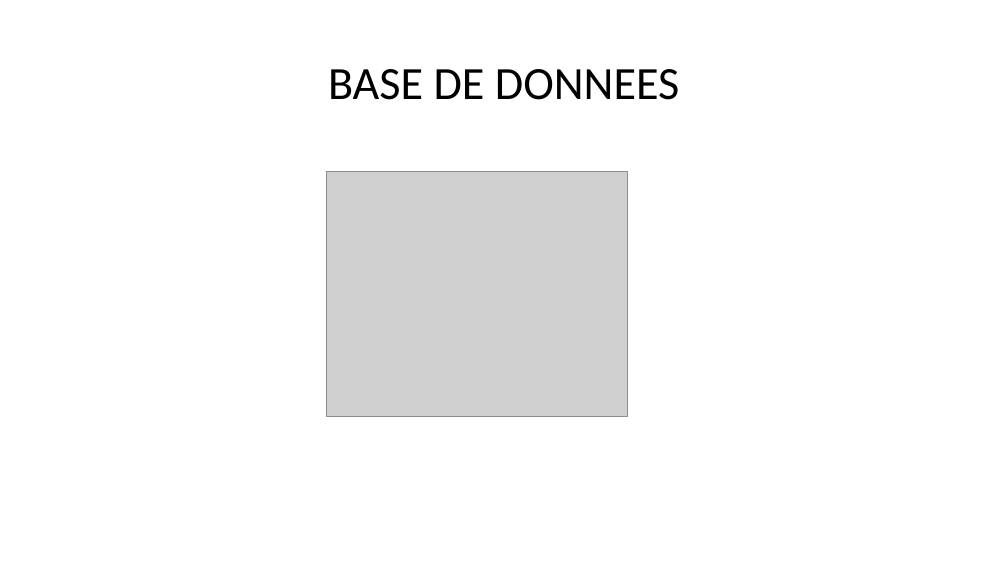
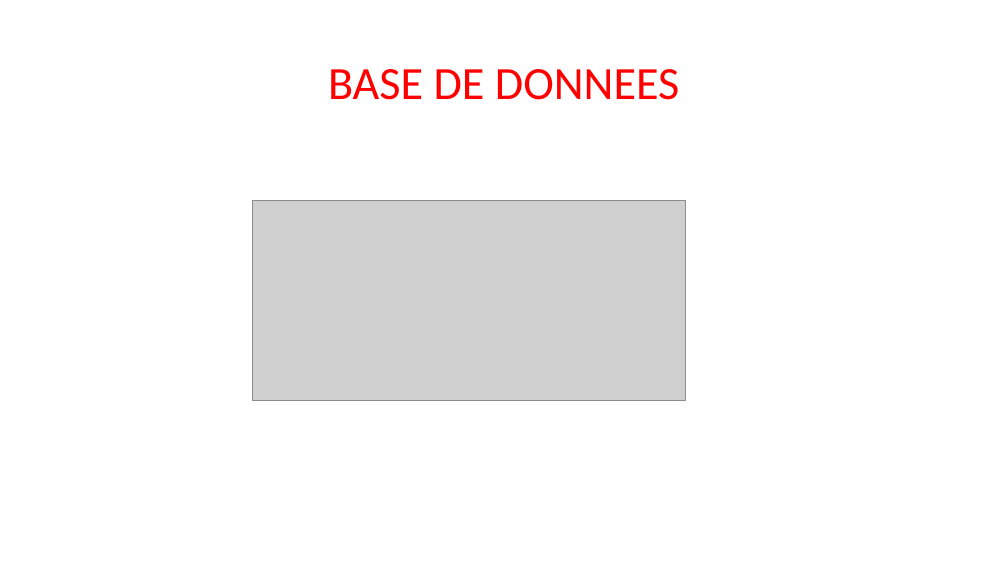
Before and after one commit to Sle3pingForest/StageL3, a slide deck: slide 2 of RapportNam/Nouveau Microsoft PowerPoint Presentation.pptx (slide 8 before the commit). Drawn at 1008x567 pixels with LibreOffice and Linux fonts; fonts in the diff are those of the drawing; grey boxes stand for pictures. Boxes give left, top, right and bottom in pixels: in the first picture for what was removed or moved away, otherwise in the second. Text is boxed around its words. In the diff, an @@ line names an element or a change of style, - is before the commit and + after.

```diff
--- a/RapportNam/Nouveau Microsoft PowerPoint Presentation.pptx
+++ b/RapportNam/Nouveau Microsoft PowerPoint Presentation.pptx
@@ title "BASE DE DONNEES" at (328,69,679,100): text colour #000000 to #FF0000 @@
@@ picture: place and size @@
-picture at (327,171,628,416)
+picture at (253,200,686,401)
```
Also in this commit, not shown: 5 other slides changed, 1 slide added, 2 slides removed, 4 other files.
